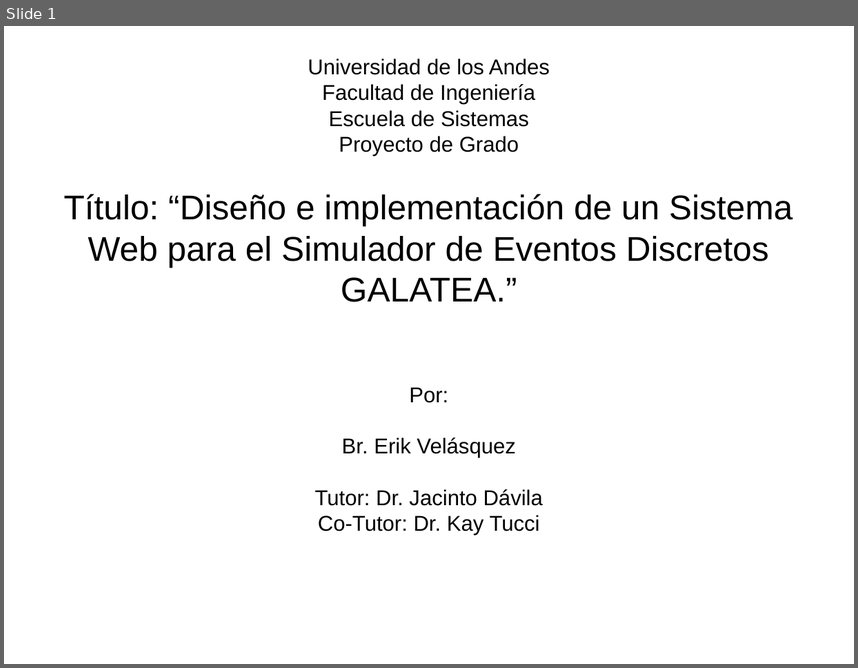
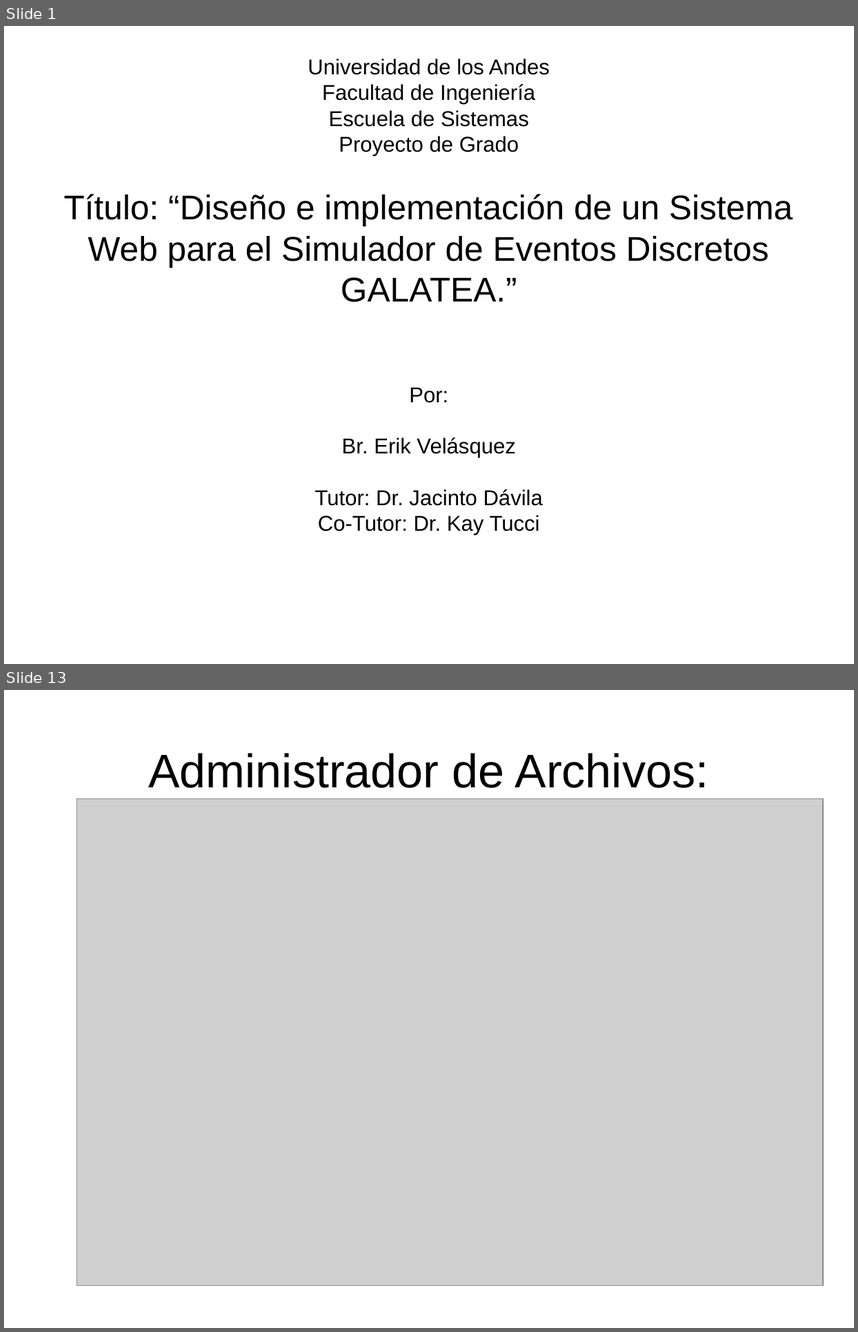
Before and after one commit to velasquezerik/tesis-doc, a slide deck: Presentacion/Presentacion Tesis.odp. Shown one above the other, each under a label of ours: slide 1 before the commit, slides 1 and 13 after it; the slides between them are not shown. The pictures are 858x668 and 858x1332 pixels, drawn with LibreOffice and Linux fonts; fonts in the diff are those of the drawing; grey boxes stand for pictures. Boxes give left, top, right and bottom in pixels: in the first picture for what was removed or moved away, otherwise in the second. Text is boxed around its words. In the diff, an @@ line names an element or a change of style, - is before the commit and + after.

```diff
--- a/Presentacion/Presentacion Tesis.odp
+++ b/Presentacion/Presentacion Tesis.odp
@@ slide 13 added at [4,690,854,1328], background #FFFFFF @@
@@ title added at [148,753,708,788], 44 pt, text #000000 @@
+Administrador de Archivos:
@@ picture added at [76,799,823,1285] @@
```
Also in this commit, not shown: 17 other slides added, 7 other files.
